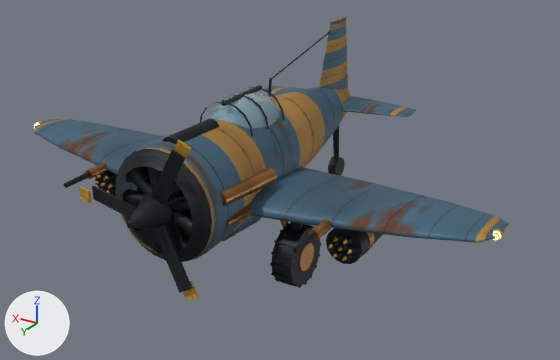
The glTF model assets/aircraft/scrapyard_fighter.glb, before and after one commit.
Before and after are seen from a camera (50 mm lens) standing at (-7.73, 12.41, 7.3) and looking at (-0.48, 0.32, 1.25). Every picture has the same lights, and +X, +Y and +Z are marked at lower left. The older version comes first. Where no turn or scale is listed for an object, it has been applied to the vertices. Vertices at exactly the same position are counted once.

The scene before the commit, as lines of its bpy script (objects in view):
```python
ob_airframe = bpy.data.objects.new('airframe', me_airframe)
ob_airframe.parent = ob_scrapyard_fighter_root
ob_airframe.location = (0.0, 0.0, 0.0)
ob_cockpit_glass = bpy.data.objects.new('cockpit_glass', me_cockpit_glass)
ob_cockpit_glass.parent = ob_scrapyard_fighter_root
ob_cockpit_glass.location = (0.0, 0.0, 0.0)
ob_cockpit_glow = bpy.data.objects.new('cockpit_glow', me_cockpit_glow)
ob_cockpit_glow.parent = ob_scrapyard_fighter_root
ob_cockpit_glow.location = (0.0, 0.0, 0.0)
ob_gear_l = bpy.data.objects.new('gear_L', me_gear_l)
ob_gear_l.parent = ob_scrapyard_fighter_root
ob_gear_l.location = (-1.62, 1.65, 0.0)
ob_gear_tail = bpy.data.objects.new('gear_tail', me_gear_tail)
ob_gear_tail.parent = ob_scrapyard_fighter_root
ob_gear_tail.location = (0.0, -3.1, 0.0)
ob_propeller_l = bpy.data.objects.new('propeller_L', me_propeller_l)
ob_propeller_l.location = (0.0, 3.65, 1.78)
```
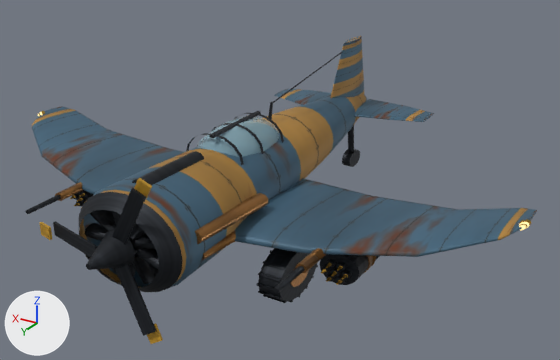
What differs and where, as boxes (x1, y1, x2, y2) in the pictures (560 x 360 px; the box of a moved part takes in the faces that stretch with it):
'airframe', reshaped, rescaled (8% wider)
    before: (33, 16, 508, 264)
    after: (25, 36, 537, 293)
'propeller_L', moved
    before: (79, 140, 198, 301)
    after: (40, 178, 163, 344)
'gear_L', moved, rescaled
    before: (270, 220, 322, 288)
    after: (256, 248, 318, 303)
'cockpit_glass', rescaled
    before: (208, 91, 281, 129)
    after: (197, 116, 280, 157)
'gear_tail', moved, rescaled (16% shorter)
    before: (328, 126, 345, 176)
    after: (342, 125, 360, 167)
'cockpit_glow', reshaped, rescaled
    before: (34, 123, 501, 240)
    after: (38, 112, 529, 230)
part 1 of me_airframe, moved or reshaped
    before: (314, 182, 508, 264)
    after: (304, 196, 537, 285)
part 2 of me_airframe, moved or reshaped
    before: (33, 119, 164, 189)
    after: (31, 106, 169, 204)
part 3 of me_cockpit_glow, moved or reshaped
    before: (493, 231, 501, 240)
    after: (519, 222, 529, 230)

What changed in the scene script:
```text
Change me_airframe:
    where me_airframe.from_pydata(...)  # 2051 vertices, 3648 faces; spans x -5.14..5.14, y -3.6..3.55, z 0.41..3.8
    used by ob_airframe; parent = ob_scrapyard_fighter_root; location = (0.0, 0.0, 0.0)
    me_airframe part 1: 125 of 2051 vertices moved; they spanned x -5.14..-2.76, y 0.37..2.04, z 0.76..1.79 and now span x -5.14..-2.76, y 0.12..2.03, z 0.76..2.21; mean shift (0.0, -0.31, 0.21); largest move (-5.14, 1.3, 1.7) -> (-5.14, 0.67, 2.13)
    me_airframe part 2: 125 of 2051 vertices moved; they spanned x 2.76..5.14, y 0.37..2.04, z 0.76..1.79 and now span x 2.76..5.14, y 0.12..2.03, z 0.76..2.21; mean shift (0.0, -0.31, 0.21); largest move (5.14, 1.3, 1.7) -> (5.14, 0.67, 2.13)
Change me_cockpit_glow:
    used by ob_cockpit_glow; parent = ob_scrapyard_fighter_root; location = (0.0, 0.0, 0.0)
    remove me_cockpit_glow.from_pydata(...)  # 88 vertices, 160 faces; spans x -5.13..5.13, y 1.16..1.44, z 1.62..2.61
    add me_cockpit_glow.from_pydata(...)  # 88 vertices, 160 faces; spans x -5.13..5.13, y 0.73..1.19, z 2.03..2.61
    me_cockpit_glow part 3: 22 of 88 vertices moved; they spanned x -5.13..-4.97, y 1.36..1.44, z 1.62..1.78 and now span x -5.13..-4.97, y 0.73..0.86, z 2.03..2.2; mean shift (0.0, -0.6, 0.41); largest move (-5.13, 1.36, 1.7) -> (-5.13, 0.73, 2.13)
    other edits to the shape of me_cockpit_glow do not show in these pictures
Change ob_airframe:
    ob_airframe.scale: (1.0, 1.0, 1.0) -> (1.06, 1.26, 0.84)
Change ob_cockpit_glass:
    ob_cockpit_glass.scale: (1.0, 1.0, 1.0) -> (1.06, 1.26, 0.84)
Change ob_cockpit_glow:
    ob_cockpit_glow.scale: (1.0, 1.0, 1.0) -> (1.06, 1.26, 0.84)
Change ob_propeller_l:
    ob_propeller_l.location: (0.0, 3.65, 1.78) -> (0.0, 4.6, 1.5)
Change ob_gear_l:
    ob_gear_l.location: (-1.62, 1.65, 0.0) -> (-1.717, 2.079, 0.0)
    ob_gear_l.scale: (1.0, 1.0, 1.0) -> (1.06, 1.26, 0.84)
Change ob_gear_tail:
    ob_gear_tail.location: (0.0, -3.1, 0.0) -> (0.0, -3.906, 0.0)
    ob_gear_tail.scale: (1.0, 1.0, 1.0) -> (1.06, 1.26, 0.84)
```
